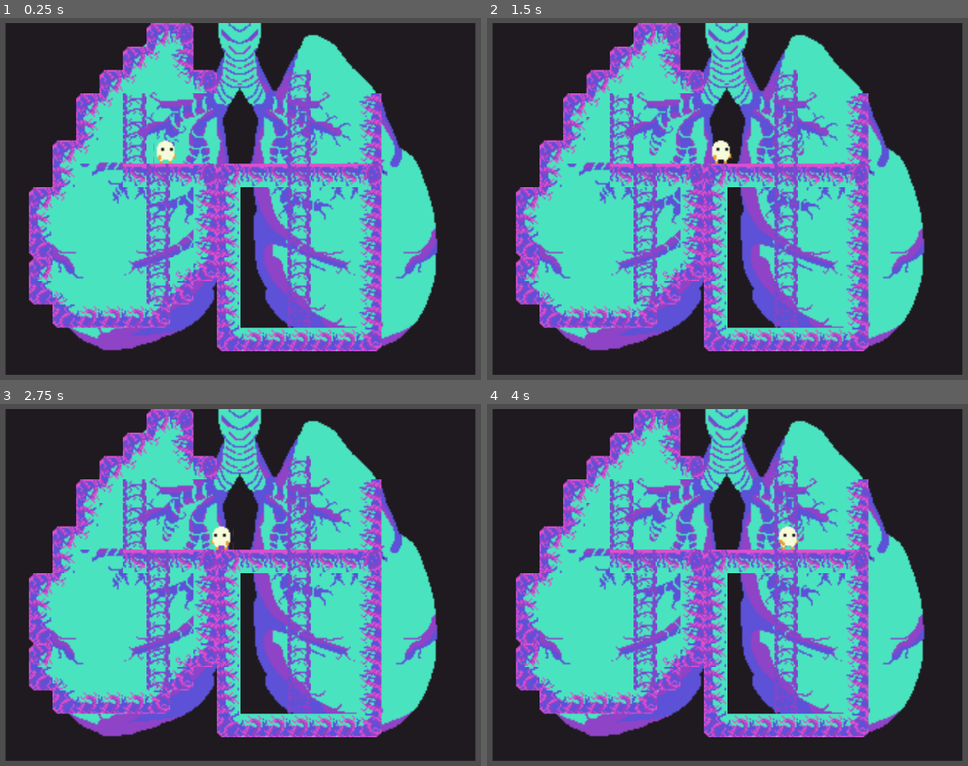
Above: before the commit, frames 1-4 (two rows, left to right).
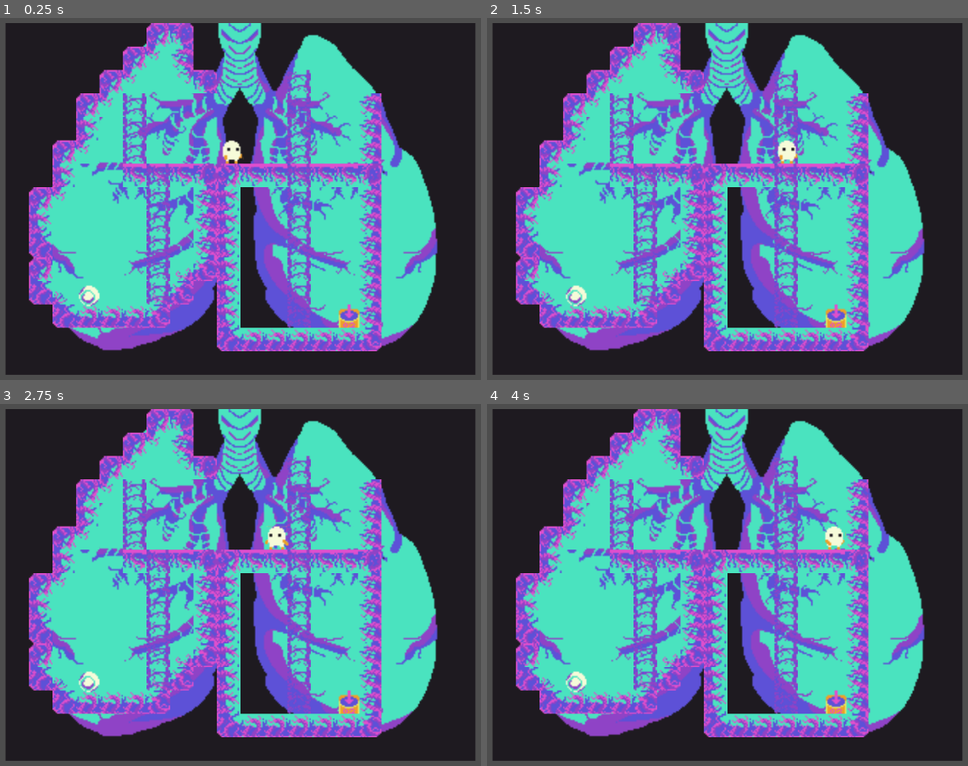
Above: after the commit, the same moments.

Repository: KupaJablek/little_guys
Game: Godot game, scene res://levels/platformer/platformer.tscn
The game is run twice, just before and just after one commit, with the same random seed, the same clock (stepped at 60 frames per second) and the same inputs. This scene is started directly instead of the project's main scene.
Inputs:
- Up to frame 1 (0.25 s): no input
- Up to frame 2 (1.5 s): tap Enter at 0.5 s; hold Right (move_right) from 0.53 s (still down); tap Up (move_up) at 0.77 s
- Up to frame 3 (2.75 s): tap Up (move_up) at 1.52 s; release Right (move_right) at 2.03 s; hold Left (move_left) from 2.03 s (still down)
- Up to frame 4 (4 s): release Left (move_left) at 2.78 s; hold Right (move_right) from 2.78 s (still down); tap Up (move_up) at 3.02, 3.77 s

The runs differ from the first frame. In frame 1, 0.9% of the frame differs, in the area x 16-75%, y 33-86%; in frame 2, 0.9%; in frame 3, 0.9%; in frame 4, 0.9%.

Commit message:
Set up oxygen collection physics
Player can now pickup and deliver cells to increase game progress

Diff:
--- /dev/null
+++ b/entities/platformer/deoxygenated_cell.tscn
@@ -0,0 +1,30 @@
+[gd_scene load_steps=5 format=3 uid="uid://p0oq5myp62nu"]
+
+[ext_resource type="Texture2D" uid="uid://drq0mty41qi1m" path="res://resources/Lungs/lungs_tileset.png" id="1_o8o1t"]
+
+[sub_resource type="AtlasTexture" id="AtlasTexture_cxvlg"]
+atlas = ExtResource("1_o8o1t")
+region = Rect2(80, 0, 16, 16)
+
+[sub_resource type="SpriteFrames" id="SpriteFrames_fvhqn"]
+animations = [{
+"frames": [{
+"duration": 1.0,
+"texture": SubResource("AtlasTexture_cxvlg")
+}],
+"loop": true,
+"name": &"default",
+"speed": 5.0
+}]
+
+[sub_resource type="CircleShape2D" id="CircleShape2D_o8o1t"]
+radius = 7.0
+
+[node name="deoxygenated_cell" type="Area2D"]
+collision_layer = 16
+
+[node name="AnimatedSprite2D" type="AnimatedSprite2D" parent="."]
+sprite_frames = SubResource("SpriteFrames_fvhqn")
+
+[node name="CollisionShape2D" type="CollisionShape2D" parent="."]
+shape = SubResource("CircleShape2D_o8o1t")
--- /dev/null
+++ b/entities/platformer/oxygen_depot.tscn
@@ -0,0 +1,30 @@
+[gd_scene load_steps=5 format=3 uid="uid://crlxp32gad7qq"]
+
+[ext_resource type="Texture2D" uid="uid://drq0mty41qi1m" path="res://resources/Lungs/lungs_tileset.png" id="1_q3pc2"]
+
+[sub_resource type="AtlasTexture" id="AtlasTexture_15oji"]
+atlas = ExtResource("1_q3pc2")
+region = Rect2(96, 0, 16, 16)
+
+[sub_resource type="SpriteFrames" id="SpriteFrames_lkski"]
+animations = [{
+"frames": [{
+"duration": 1.0,
+"texture": SubResource("AtlasTexture_15oji")
+}],
+"loop": true,
+"name": &"default",
+"speed": 5.0
+}]
+
+[sub_resource type="RectangleShape2D" id="RectangleShape2D_q5lue"]
+size = Vector2(14, 13)
+
+[node name="oxygen_depot" type="Area2D"]
+
+[node name="AnimatedSprite2D" type="AnimatedSprite2D" parent="."]
+sprite_frames = SubResource("SpriteFrames_lkski")
+
+[node name="CollisionShape2D" type="CollisionShape2D" parent="."]
+position = Vector2(0, 1.5)
+shape = SubResource("RectangleShape2D_q5lue")
--- a/entities/player/platformer_player.gd
+++ b/entities/player/platformer_player.gd
@@ -13,16 +13,19 @@
 var just_started_climbing : bool = false
 var can_move : bool = true
 
+var has_cell : bool = false
+signal cell_gathered
+
 func _physics_process(delta: float) -> void:
 	if is_on_ladder:
-		_climb()
+		climb()
 
 	elif is_on_floor():
 		if not sprite.is_playing():
 			sprite.play()
 
 		velocity.y = 0.0
-		_walk()
+		walk()
 
 	else:
 		velocity.y += gravity
@@ -30,7 +33,7 @@
 
 	move_and_slide()
 
-func _climb() -> void:
+func climb() -> void:
 	if can_move:
 		var temp_velocity : Vector2 = Input.get_vector("move_left", "move_right", "move_up", "move_down")
 		velocity.y = temp_velocity.y * climb_speed
@@ -50,7 +53,7 @@
 	if velocity.y == 0.0:
 		sprite.pause()
 
-func _walk() -> void:
+func walk() -> void:
 	if can_move:
 		var temp_velocity : Vector2 = Input.get_vector("move_left", "move_right", "move_up", "move_down")
 		if temp_velocity.y > 0.0 and ladder_beneath_checker.has_overlapping_bodies(): #If moving down and ladder is underneath
--- /dev/null
+++ b/levels/platformer/platformer.gd
@@ -0,0 +1,26 @@
+extends Node2D
+
+@onready var player : CharacterBody2D = $platformer_player
+@onready var deoxygenated_cell : Area2D = $deoxygenated_cell
+@onready var oxygen_depot : Area2D = $oxygen_depot
+
+@export var oxygen_needed : int = 10
+
+var is_active : bool = true
+var cells_oxygenated : int = 0
+
+func _physics_process(delta: float) -> void:
+	if is_active:
+		if deoxygenated_cell.has_overlapping_bodies() and not player.has_cell:
+			player.has_cell = true
+			deoxygenated_cell.hide()
+		if oxygen_depot.has_overlapping_bodies():
+			if player.has_cell:
+				cells_oxygenated += 1
+				player.has_cell = false
+				deoxygenated_cell.show()
+				print("Oxygen delivered: ", cells_oxygenated)
+
+func set_active_state(active_state : bool) -> void:
+	is_active = active_state
+	player.can_move = active_state
--- a/levels/platformer/platformer.tscn
+++ b/levels/platformer/platformer.tscn
@@ -1,8 +1,11 @@
-[gd_scene load_steps=10 format=4 uid="uid://wtv8uf34yfhg"]
+[gd_scene load_steps=13 format=4 uid="uid://wtv8uf34yfhg"]
 
 [ext_resource type="Texture2D" uid="uid://pop6wkq4v2l2" path="res://resources/lungs.png" id="1_sb63h"]
+[ext_resource type="Script" uid="uid://b3f4wowljsta0" path="res://levels/platformer/platformer.gd" id="1_tjjl6"]
 [ext_resource type="Texture2D" uid="uid://drq0mty41qi1m" path="res://resources/Lungs/lungs_tileset.png" id="2_1d3vj"]
 [ext_resource type="PackedScene" uid="uid://5dxil5xugwwg" path="res://entities/player/platformer_player.tscn" id="3_unnub"]
+[ext_resource type="PackedScene" uid="uid://p0oq5myp62nu" path="res://entities/platformer/deoxygenated_cell.tscn" id="5_sb7ts"]
+[ext_resource type="PackedScene" uid="uid://crlxp32gad7qq" path="res://entities/platformer/oxygen_depot.tscn" id="6_xl7ot"]
 
 [sub_resource type="TileSetAtlasSource" id="TileSetAtlasSource_unnub"]
 texture = ExtResource("2_1d3vj")
@@ -122,6 +125,7 @@
 sources/0 = SubResource("TileSetAtlasSource_tjjl6")
 
 [node name="platformer" type="Node2D"]
+script = ExtResource("1_tjjl6")
 
 [node name="Sprite2D" type="Sprite2D" parent="."]
 visible = false
@@ -144,8 +148,14 @@
 tile_map_data = PackedByteArray("AAAGAAYAAAAEAAEAAAAGAAcAAAAEAAEAAAAGAAgAAAAEAAEAAAAGAAkAAAAEAAEAAAAGAAoAAAAEAAEAAAAGAA …(240 unchanged characters)…
 tile_set = SubResource("TileSet_n2xr1")
 
+[node name="deoxygenated_cell" parent="." instance=ExtResource("5_sb7ts")]
+position = Vector2(57, 186)
+
+[node name="oxygen_depot" parent="." instance=ExtResource("6_xl7ot")]
+position = Vector2(234, 200)
+
 [node name="platformer_player" parent="." instance=ExtResource("3_unnub")]
-position = Vector2(109, 88)
+position = Vector2(154, 88)
 
 [node name="Camera2D" type="Camera2D" parent="."]
 position = Vector2(158, 119)
Not shown, added: levels/platformer/platformer.gd.uid
